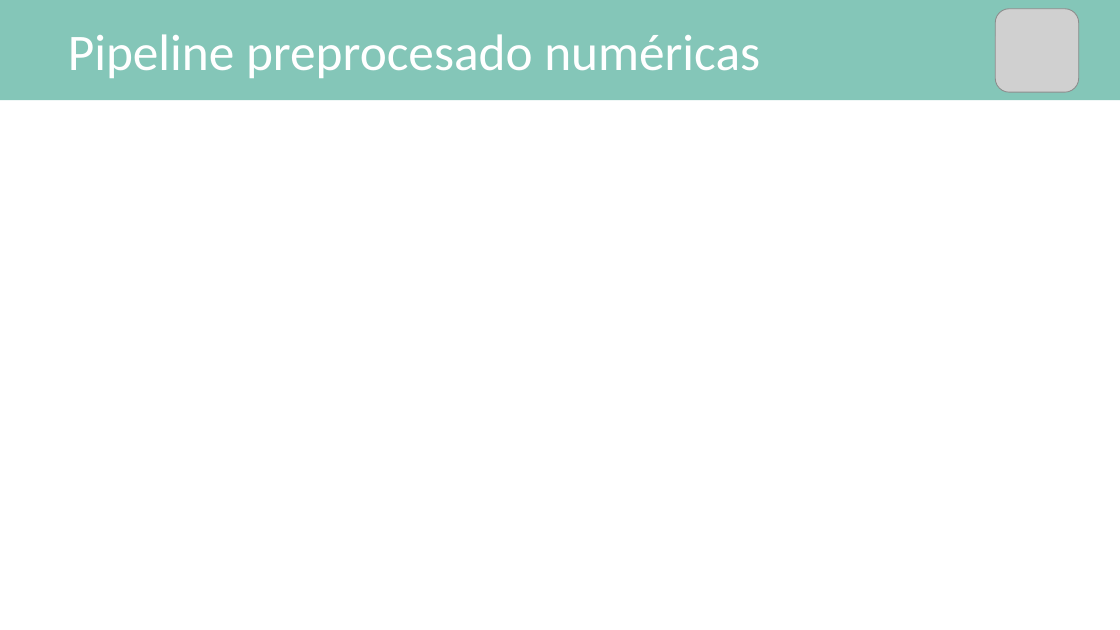
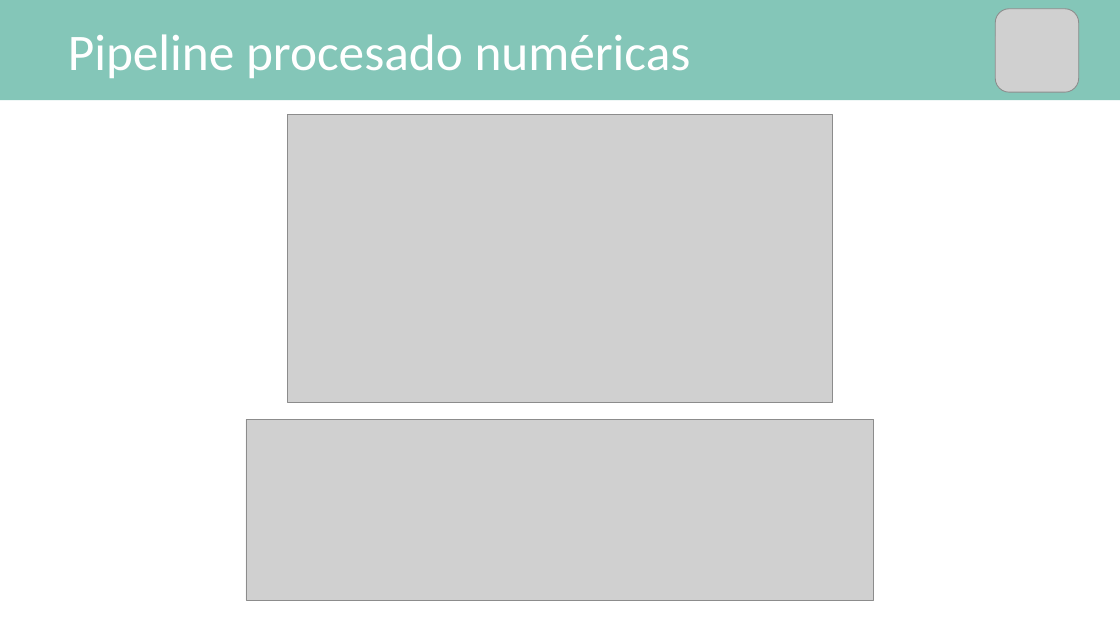
Before and after one commit to mPuchadesdo/Team-Challenge---Team-MPG, a slide deck: slide 8 of Team_MPG.pptx. Drawn at 1120x630 pixels with LibreOffice and Linux fonts; fonts in the diff are those of the drawing; grey boxes stand for pictures. Boxes give left, top, right and bottom in pixels: in the first picture for what was removed or moved away, otherwise in the second. Text is boxed around its words. In the diff, an @@ line names an element or a change of style, - is before the commit and + after.

```diff
--- a/Team_MPG.pptx
+++ b/Team_MPG.pptx
@@ text at (68, 34, 691, 78): text changed @@
-Pipeline preprocesado numéricas
+Pipeline procesado numéricas
@@ picture added at (288, 115, 833, 403) @@
@@ picture added at (246, 419, 875, 600) @@
```
Also in this commit, not shown: 5 other slides changed, 2 slides added.
